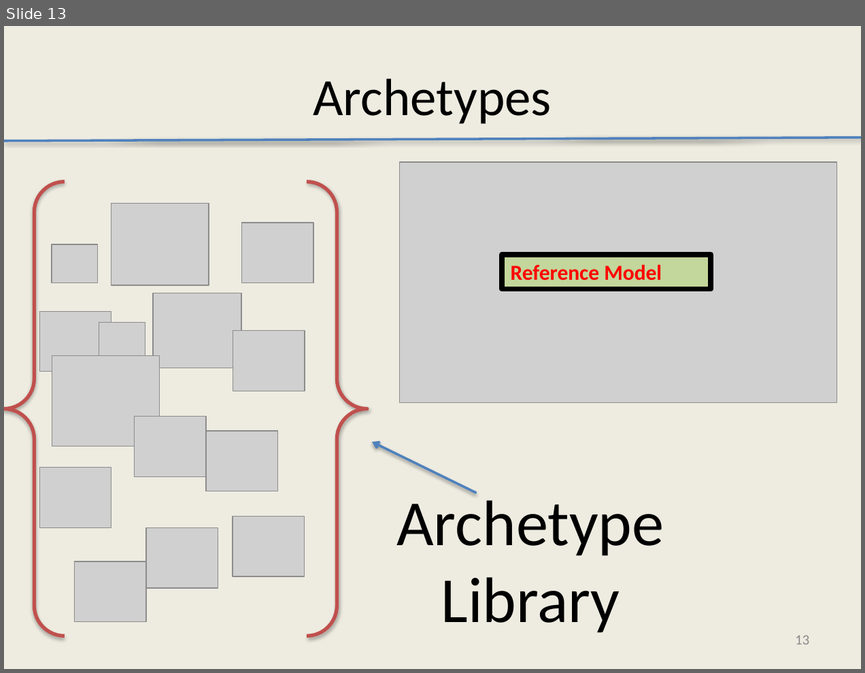
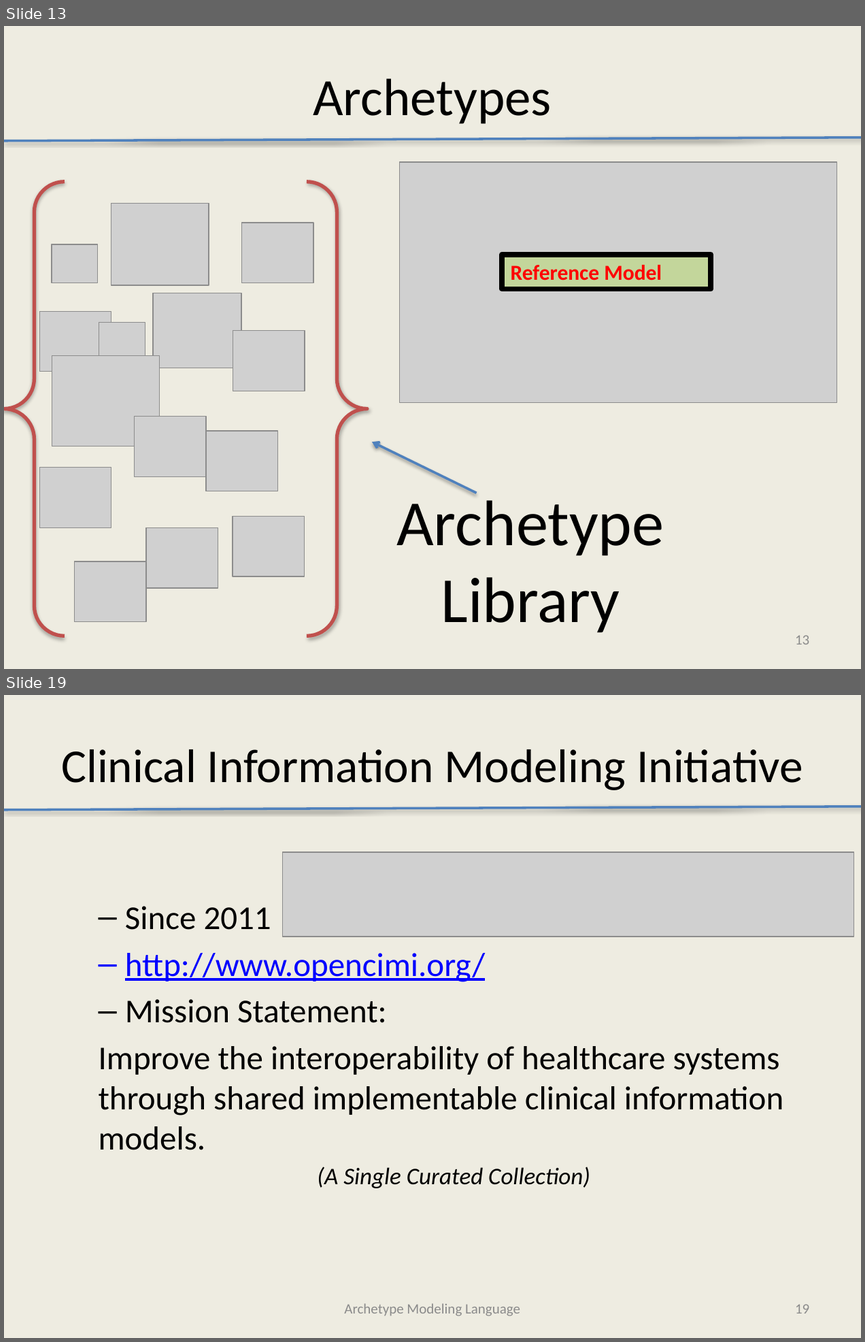
Before and after one commit to Avelanda/AMLTooling, a slide deck: docs/AMLTooling.pptx. Shown one above the other, each under a label of ours: slide 13 before the commit, slides 13 and 19 after it; the slides between them are not shown. The pictures are 865x673 and 865x1342 pixels, drawn with LibreOffice and Linux fonts; fonts in the diff are those of the drawing; grey boxes stand for pictures. Boxes give left, top, right and bottom in pixels: in the first picture for what was removed or moved away, otherwise in the second. Text is boxed around its words. In the diff, an @@ line names an element or a change of style, - is before the commit and + after.

```diff
--- a/docs/AMLTooling.pptx
+++ b/docs/AMLTooling.pptx
@@ slide 19 added at (4, 695, 861, 1338), background #EEECE1 @@
@@ title added at (61, 749, 802, 790), 39.6 pt, text #000000 @@
+Clinical Information Modeling Initiative
@@ line added from (4, 810) to (861, 807), #4F81BD 2 pt @@
@@ picture added at (283, 852, 854, 936) @@
@@ text added at (99, 906, 783, 1188), 28 pt, text #000000 @@
+  – Since 2011
+  – http://www.opencimi.org/
+  – Mission Statement:
+  Improve the interoperability of healthcare systems through shared implementable clinical information models.
+  (A Single Curated Collection)
@@ text added at (344, 1303, 520, 1316), 12 pt, text #8C8C8C @@
+Archetype Modeling Language
@@ page number added at (795, 1304, 809, 1313), 12 pt, text #8C8C8C @@
+19
```
Also in this commit, not shown: 3 slides changed, 20 other slides added.
